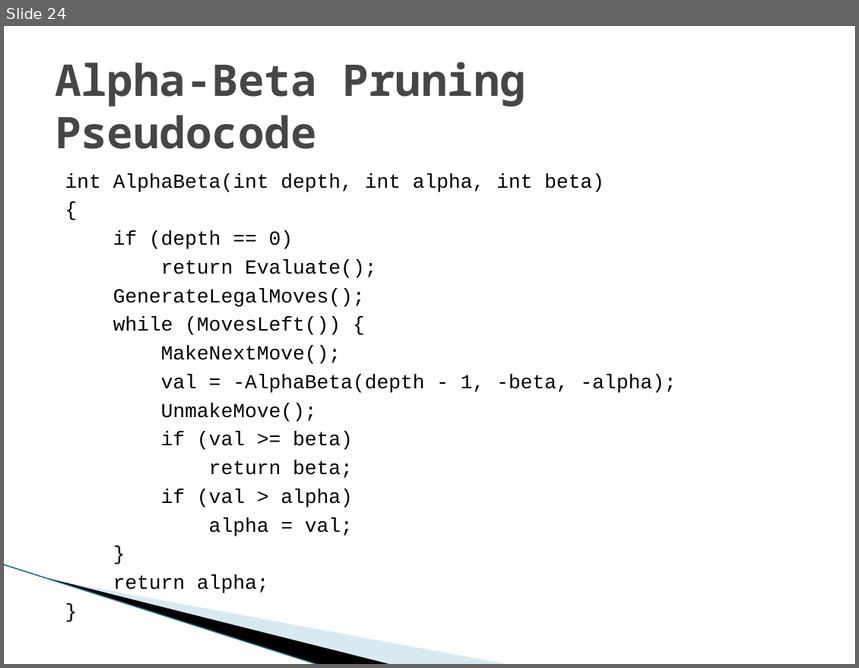
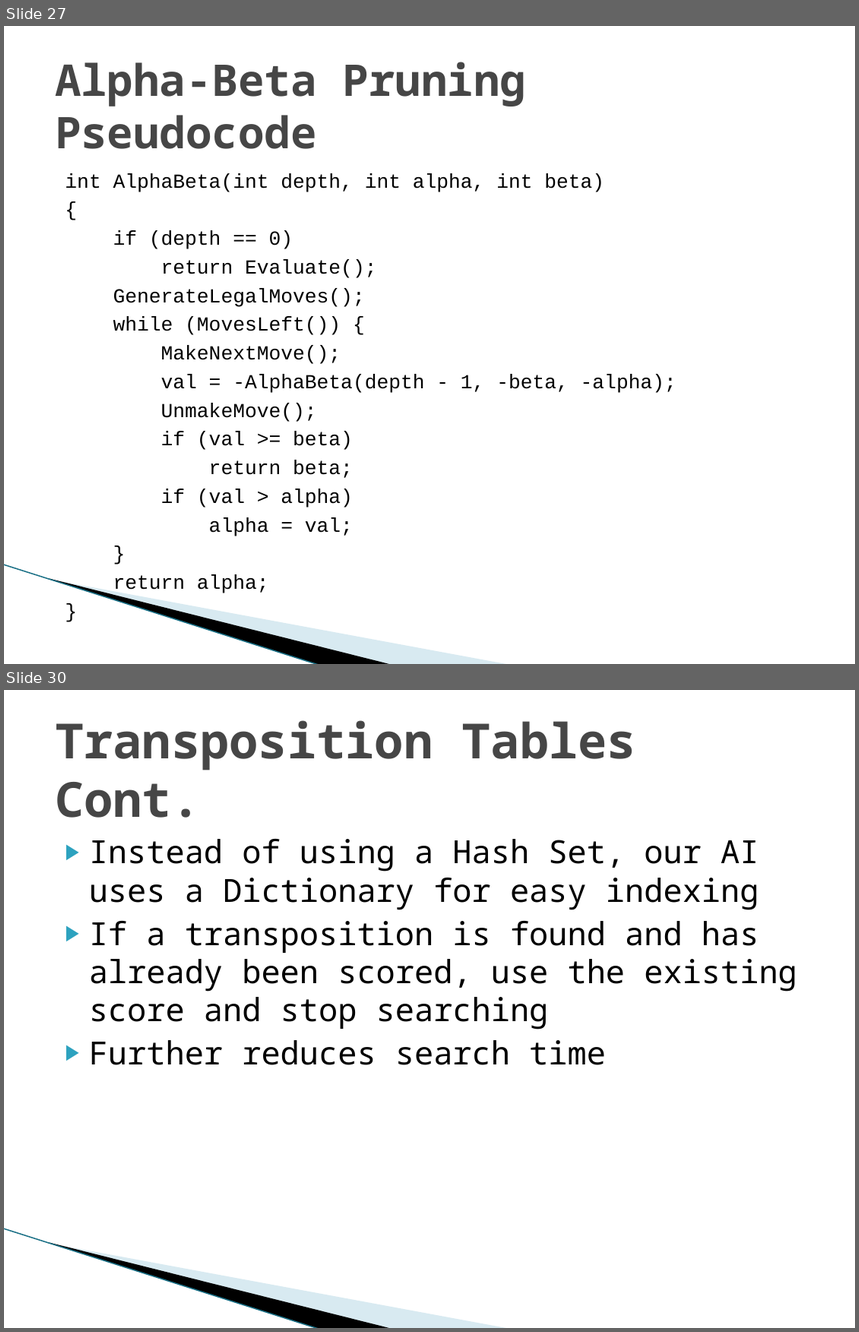
Before and after one commit to TadCordle/Senior-Project, a slide deck: Game Theory and Artificial Intelligence Design.pptx. Shown one above the other, each under a label of ours: slide 24 before the commit, slides 27 and 30 after it; the slides between them are not shown. The pictures are 859x668 and 859x1332 pixels, drawn with LibreOffice and Linux fonts; fonts in the diff are those of the drawing; background and template pictures are left out. Boxes give left, top, right and bottom in pixels: in the first picture for what was removed or moved away, otherwise in the second. Text is boxed around its words. In the diff, an @@ line names an element or a change of style, - is before the commit and + after.

```diff
--- a/Game Theory and Artificial Intelligence Design.pptx
+++ b/Game Theory and Artificial Intelligence Design.pptx
@@ slide 30 added at (4, 690, 855, 1328), background #FFFFFF; not listed: 3 template elements that a slide beside it also shows @@
@@ title added at (55, 720, 637, 818), 41 pt, text #464646, bold @@
+Transposition Tables Cont.
@@ text added at (89, 839, 797, 1065), 27 pt, text #000000 @@
+▶ Instead of using a Hash Set, our AI uses a Dictionary for easy indexing
+▶ If a transposition is found and has already been scored, use the existing score and stop searching
+▶ Further reduces search time
@@ what was slide 24 is now slide 27 @@
```
Also in this commit, not shown: 6 slides changed, 16 other slides added.
